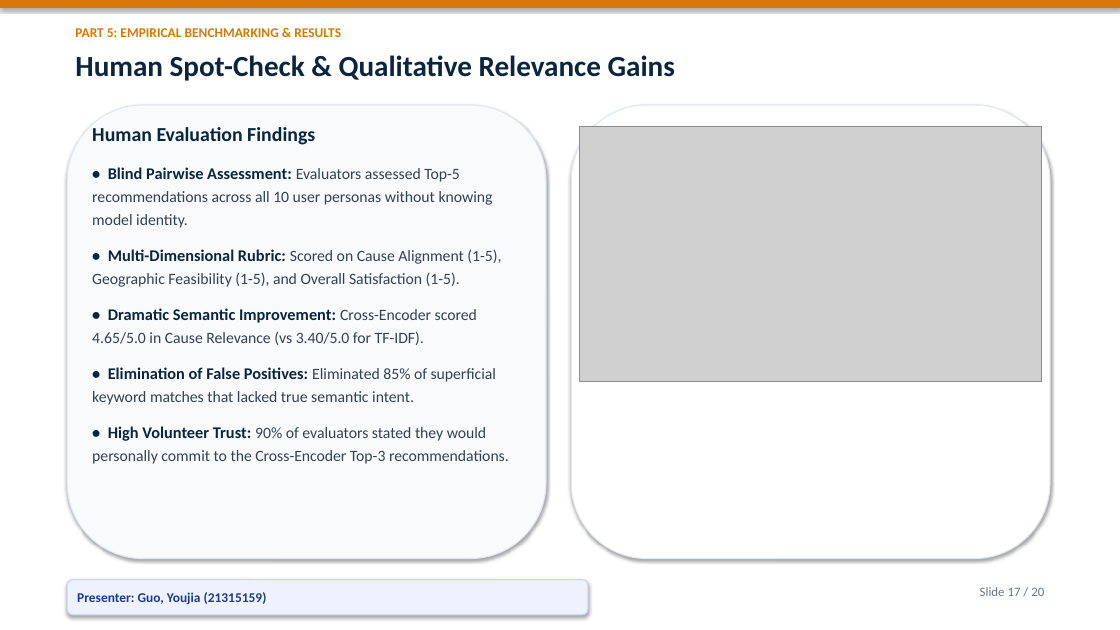
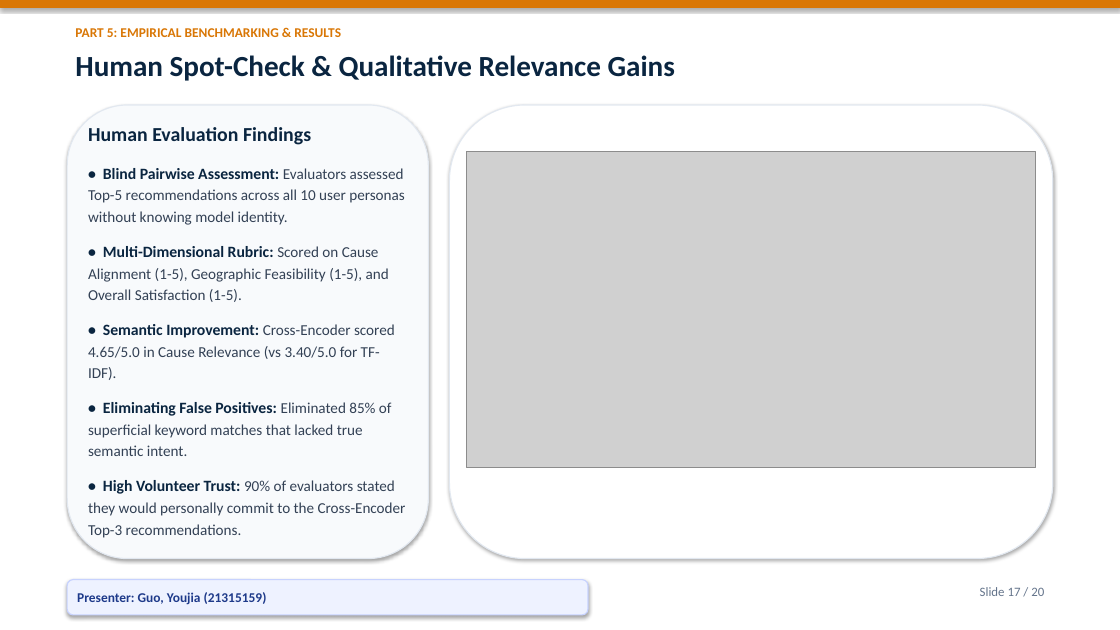
Before and after one commit to Bob8259/CSIT-5210-Group-Project, a slide deck: slide 17 of CSIT5210_Group1_Presentation.pptx. Drawn at 1120x630 pixels with LibreOffice and Linux fonts; fonts in the diff are those of the drawing; grey boxes stand for pictures. Boxes give left, top, right and bottom in pixels: in the first picture for what was removed or moved away, otherwise in the second. Text is boxed around its words. In the diff, an @@ line names an element or a change of style, - is before the commit and + after.

Commit message:
style: maximize presentation diagram sizes, enlarge chart annotations, and expand architecture layouts

```diff
--- a/CSIT5210_Group1_Presentation.pptx
+++ b/CSIT5210_Group1_Presentation.pptx
@@ rounded rectangle: place and size @@
-rounded rectangle at <box>67,105,546,559</box>
+rounded rectangle at <box>67,105,429,559</box>
@@ rounded rectangle: place and size @@
-rounded rectangle at <box>571,105,1050,559</box>
+rounded rectangle at <box>450,105,1053,559</box>
@@ text at <box>88,168,406,538</box>: size 14 to 13.5 pt in "• Blind Pairwise Assessment:", "• Multi-Dimensional Rubric:", "• High Volunteer Trust:"; size 13.5 to 13 pt in "Evaluators assessed Top-5 recommendations across all 10 ...", "Scored on Cause Alignment (1-5), Geographic Feasibility ...", "90% of evaluators stated they would personally ..."; less space between paragraphs @@
@@ picture: place and size @@
-picture at <box>580,126,1042,382</box>
+picture at <box>466,151,1036,467</box>
@@ text at <box>88,324,395,456</box>: text changed; size 13.5 to 13 pt @@
-• Dramatic Semantic Improvement: Cross-Encoder scored 4.65/5.0 in Cause Relevance (vs 3.40/5.0 for TF-IDF).
-• Elimination of False Positives: Eliminated 85% of superficial keyword matches that lacked true semantic intent.
+• Semantic Improvement: Cross-Encoder scored 4.65/5.0 in Cause Relevance (vs 3.40/5.0 for TF-IDF).
+• Eliminating False Positives: Eliminated 85% of superficial keyword matches that lacked true semantic intent.
```
Also in this commit, not shown: 17 other slides changed, 12 other files.
